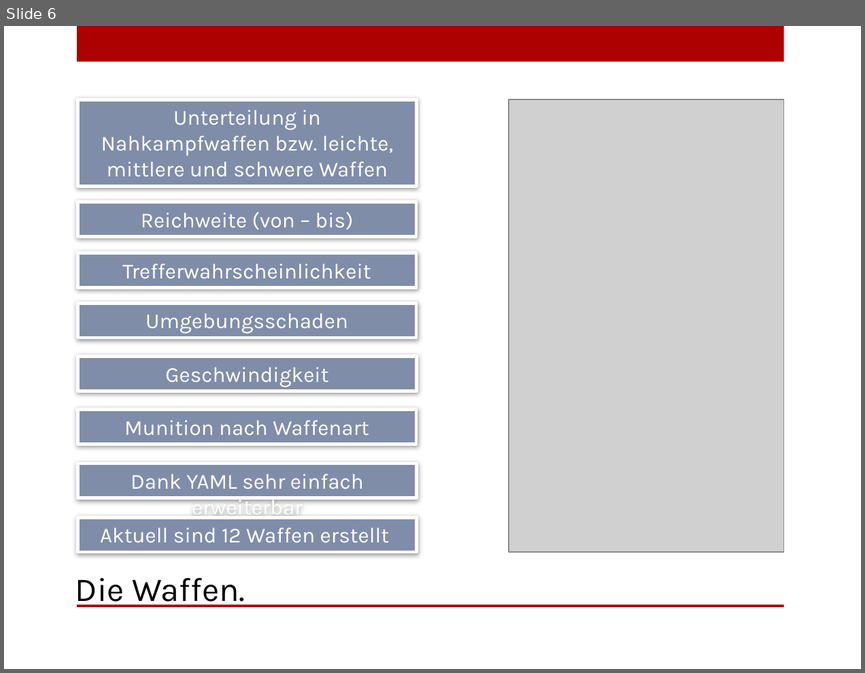
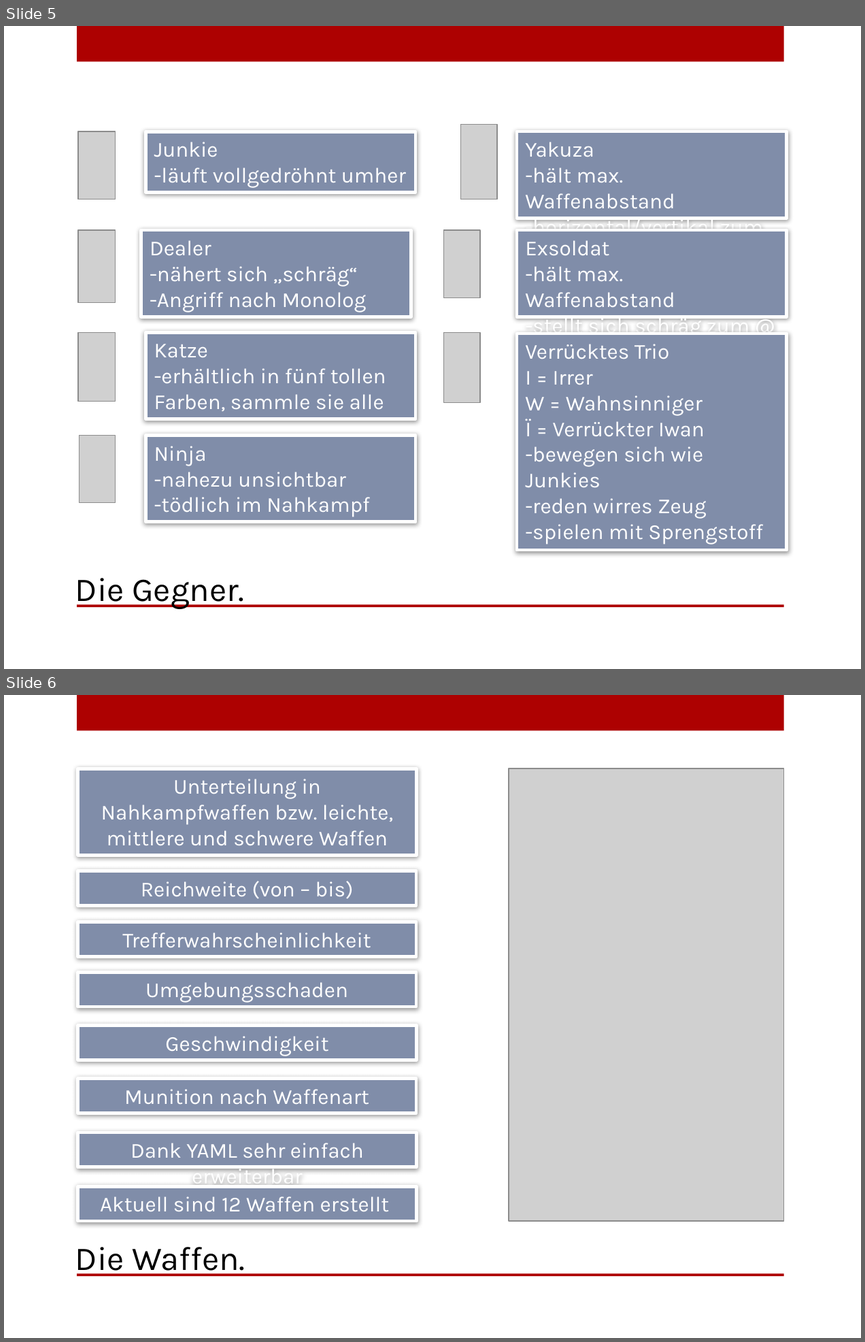
Before and after one commit to maxxst/gtr, a slide deck: files/endpraesentation.pptx. Shown one above the other, each under a label of ours: slide 6 before the commit, slides 5 and 6 after it. The pictures are 865x673 and 865x1342 pixels, drawn with LibreOffice and Linux fonts; fonts in the diff are those of the drawing; grey boxes stand for pictures; background and template pictures are left out. Boxes give left, top, right and bottom in pixels: in the first picture for what was removed or moved away, otherwise in the second. Text is boxed around its words. In the diff, an @@ line names an element or a change of style, - is before the commit and + after.

```diff
--- a/files/endpraesentation.pptx
+++ b/files/endpraesentation.pptx
@@ slide 5 added at (4, 26, 861, 669), background picture (left out); not listed: 2 template elements that a slide beside it also shows @@
@@ picture added at (461, 125, 496, 199) @@
@@ picture added at (77, 131, 116, 199) @@
@@ rectangle added at (145, 131, 415, 192), fill #808DA9, outline #FFFFFF 2.75 pt, 18 pt, text #FFFFFF @@
+Junkie
+-läuft vollgedröhnt umher
@@ rectangle added at (516, 131, 786, 218), fill #808DA9, outline #FFFFFF 2.75 pt, 18 pt, text #FFFFFF @@
+Yakuza
+-hält max. Waffenabstand
+-horizontal/vertikal zum @
@@ picture added at (77, 230, 116, 302) @@
@@ rectangle added at (141, 230, 411, 316), fill #808DA9, outline #FFFFFF 2.75 pt, 18 pt, text #FFFFFF @@
+Dealer
+-nähert sich „schräg“
+-Angriff nach Monolog
@@ picture added at (443, 230, 479, 297) @@
@@ rectangle added at (516, 230, 786, 316), fill #808DA9, outline #FFFFFF 2.75 pt, 18 pt, text #FFFFFF @@
+Exsoldat
+-hält max. Waffenabstand
+-stellt sich schräg zum @
@@ picture added at (77, 332, 116, 401) @@
@@ rectangle added at (145, 332, 415, 418), fill #808DA9, outline #FFFFFF 2.75 pt, 18 pt, text #FFFFFF @@
+Katze
+-erhältlich in fünf tollen Farben, sammle sie alle
@@ picture added at (443, 332, 479, 402) @@
@@ rectangle added at (516, 333, 786, 550), fill #808DA9, outline #FFFFFF 2.75 pt, 18 pt, text #FFFFFF @@
+Verrücktes Trio
+I = Irrer
+W = Wahnsinniger
+Ï = Verrückter Iwan
+-bewegen sich wie Junkies
+-reden wirres Zeug
+-spielen mit Sprengstoff
@@ picture added at (79, 435, 116, 503) @@
@@ rectangle added at (145, 435, 415, 521), fill #808DA9, outline #FFFFFF 2.75 pt, 18 pt, text #FFFFFF @@
+Ninja
+-nahezu unsichtbar
+-tödlich im Nahkampf
@@ text added at (75, 577, 244, 609), 28 pt, text #000000 @@
+Die Gegner.
```
Also in this commit, not shown: 2 slides changed, 1 slide removed, 3 other files.
